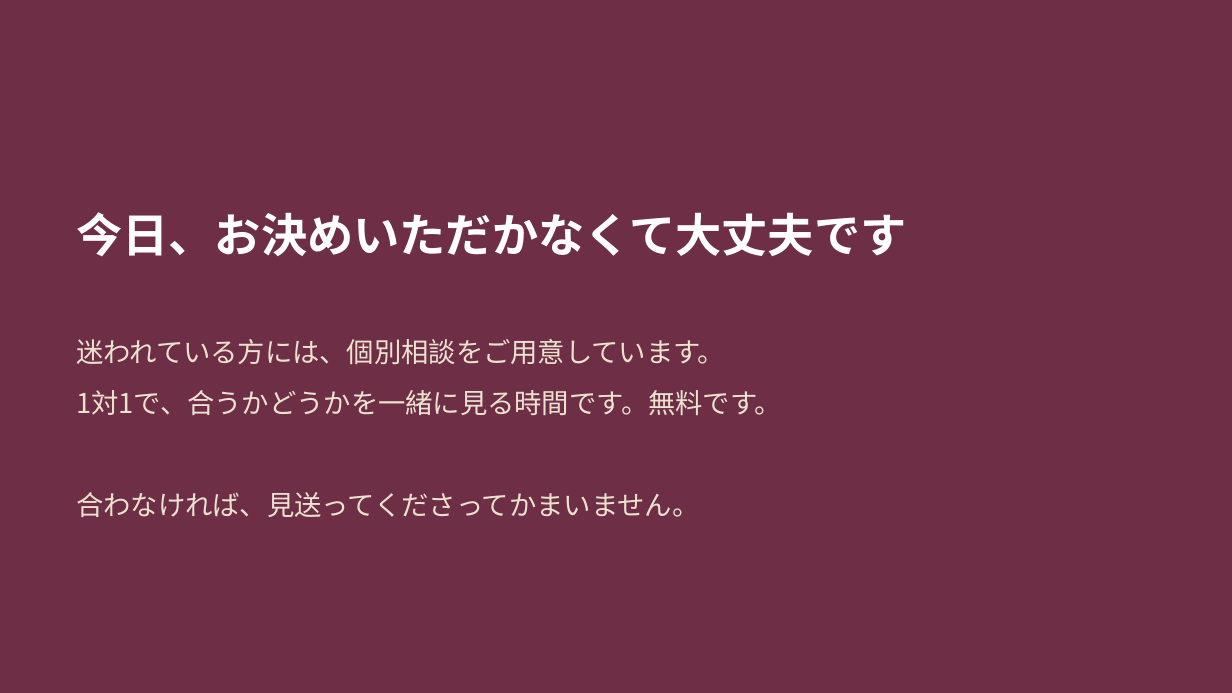
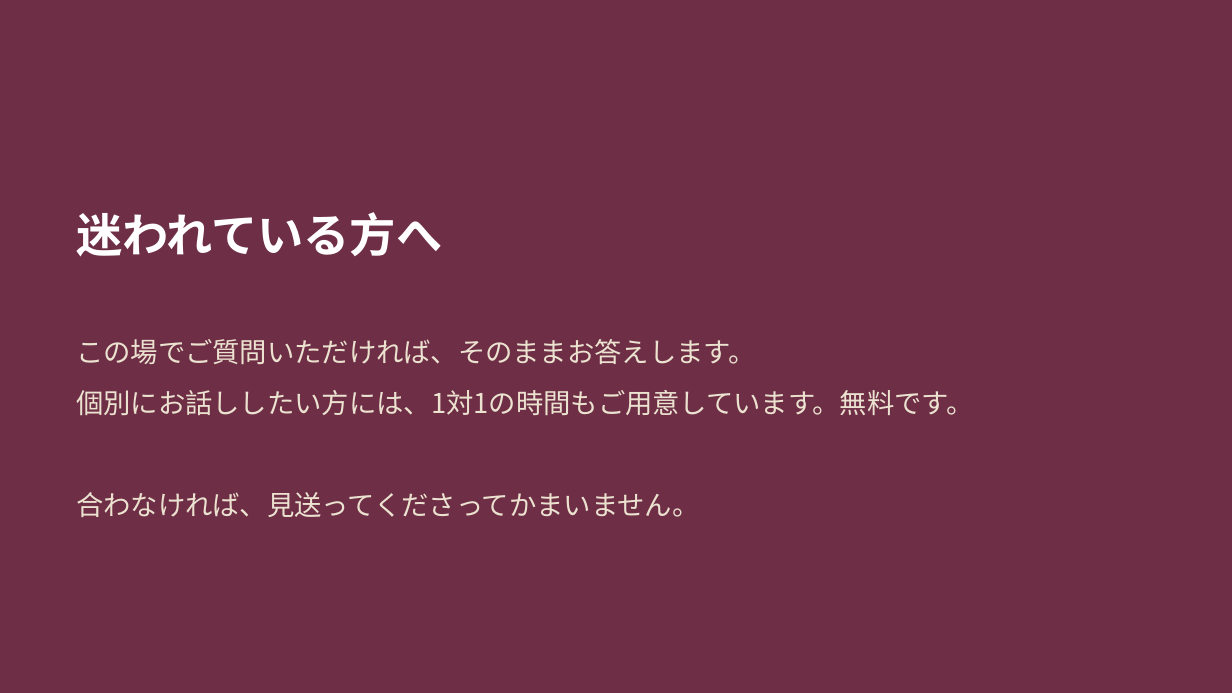
Before and after one commit to fashio17/potential-lamp, a slide deck: slide 26 of 運用/スライド/説明会_20260916.pptx. Drawn at 1232x693 pixels with LibreOffice and Linux fonts; fonts in the diff are those of the drawing. Boxes give left, top, right and bottom in pixels: in the first picture for what was removed or moved away, otherwise in the second. Text is boxed around its words. In the diff, an @@ line names an element or a change of style, - is before the commit and + after.

```diff
--- a/運用/スライド/説明会_20260916.pptx
+++ b/運用/スライド/説明会_20260916.pptx
@@ text at <box>76,212,442,257</box>: text changed @@
-今日、お決めいただかなくて大丈夫です
+迷われている方へ
@@ text at <box>76,339,973,415</box>: text changed @@
-迷われている方には、個別相談をご用意しています。
-1対1で、合うかどうかを一緒に見る時間です。無料です。
+この場でご質問いただければ、そのままお答えします。
+個別にお話ししたい方には、1対1の時間もご用意しています。無料です。
```
Also in this commit, not shown: 5 other slides changed, 3 other files.
